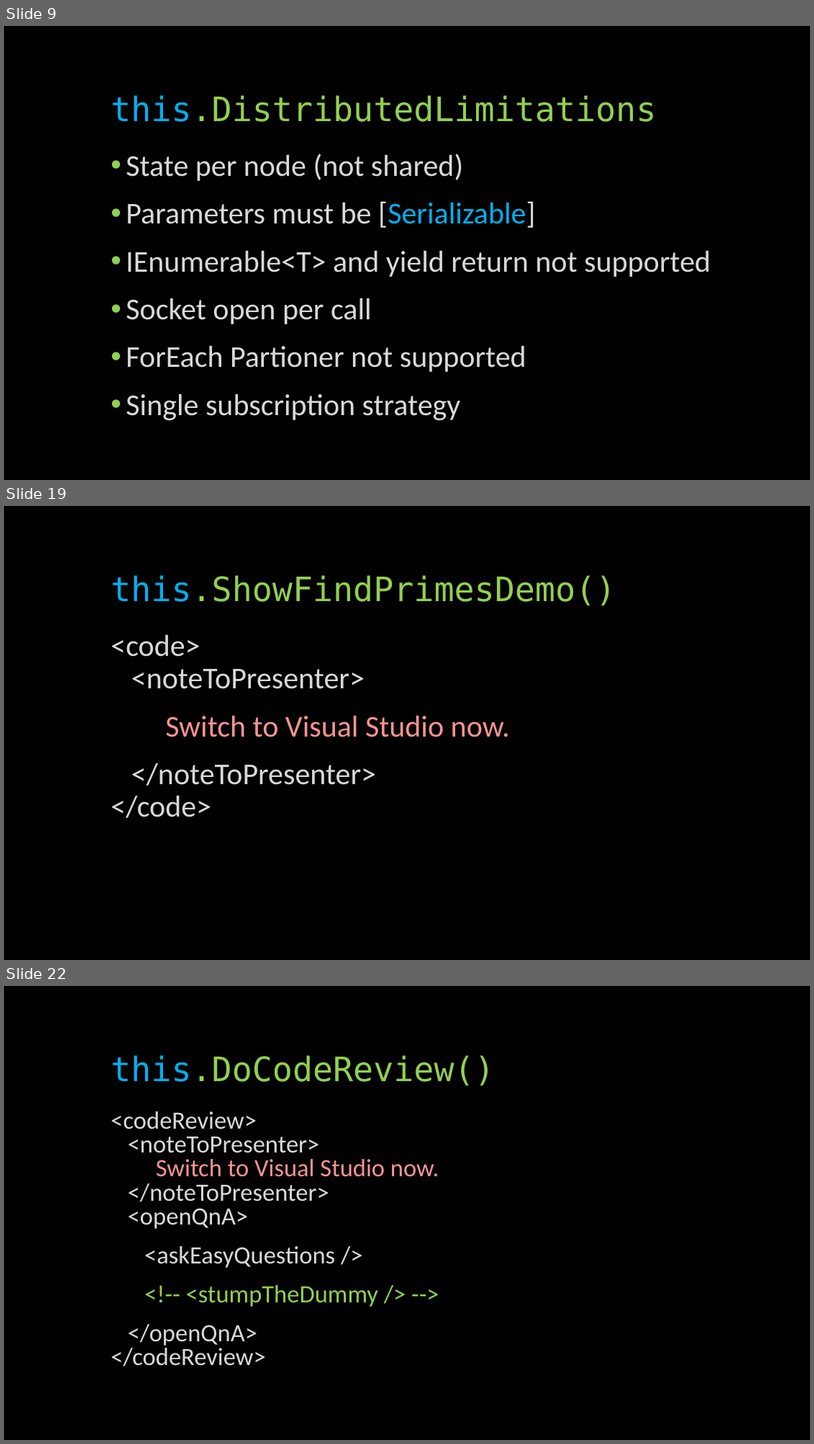
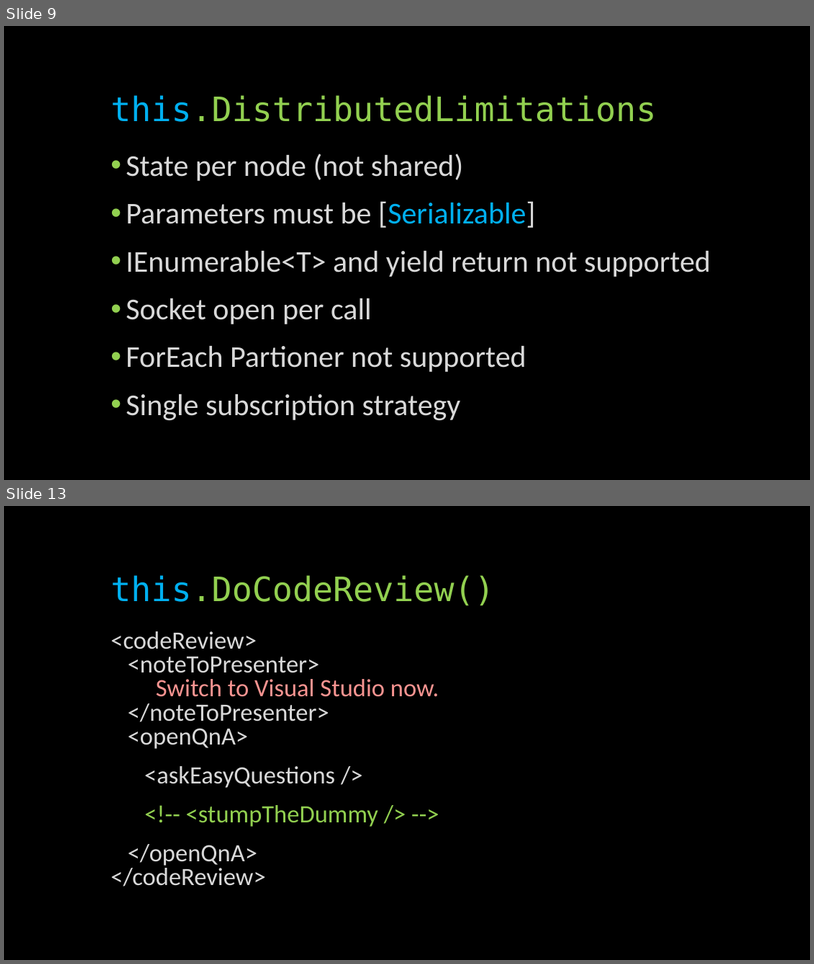
Before and after one commit to glennneiger/duovia-distributed, a slide deck: docs/distributed_demo.pptx. Shown one above the other, each under a label of ours: slides 9, 19 and 22 before the commit, slides 9 and 13 after it; the slides between them are not shown. The pictures are 814x1444 and 814x964 pixels, drawn with LibreOffice and Linux fonts; fonts in the diff are those of the drawing. Boxes give left, top, right and bottom in pixels: in the first picture for what was removed or moved away, otherwise in the second. Text is boxed around its words. In the diff, an @@ line names an element or a change of style, - is before the commit and + after.

```diff
--- a/docs/distributed_demo.pptx
+++ b/docs/distributed_demo.pptx
@@ slide 19 removed at (4, 506, 810, 960), background #000000 @@
@@ title removed at (111, 575, 616, 605) @@
-this.ShowFindPrimesDemo()
@@ text removed at (111, 635, 510, 818) @@
-<code>
-<noteToPresenter>
-Switch to Visual Studio now.
-</noteToPresenter>
-</code>
@@ what was slide 22 is now slide 13 @@
```
Also in this commit, not shown: 1 slide changed, 3 slides added, 11 other slides removed.
